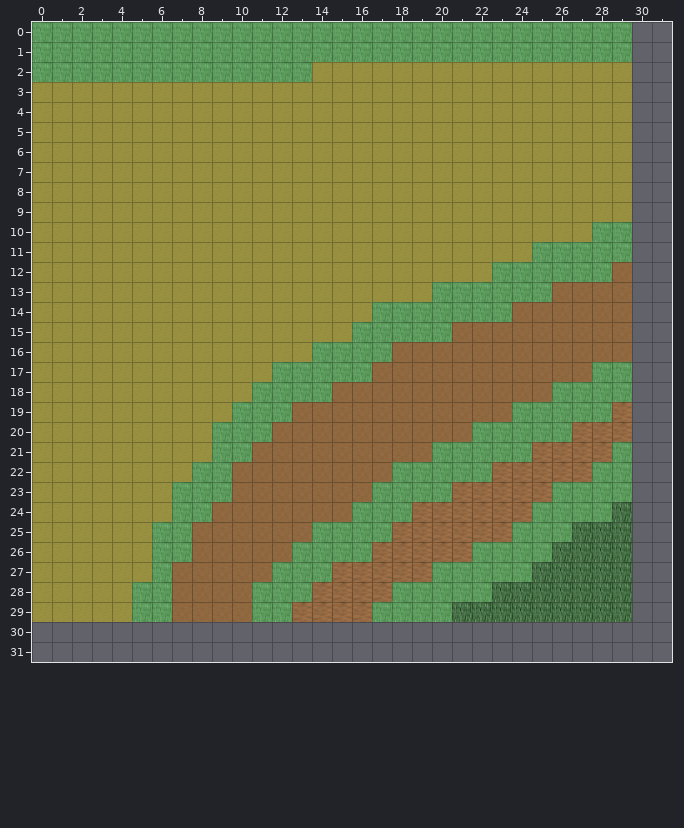
Two versions of a level (Tiled map, AndorsTrail/res/xml/0_ados_mountain_n2_w_x0_y0.tmx). The first picture shows the starting point.
Cells are 32x32 px. Shown: x 0..31, y 0..31. The old version is drawn lined up with the new one.
The same view after the edit:
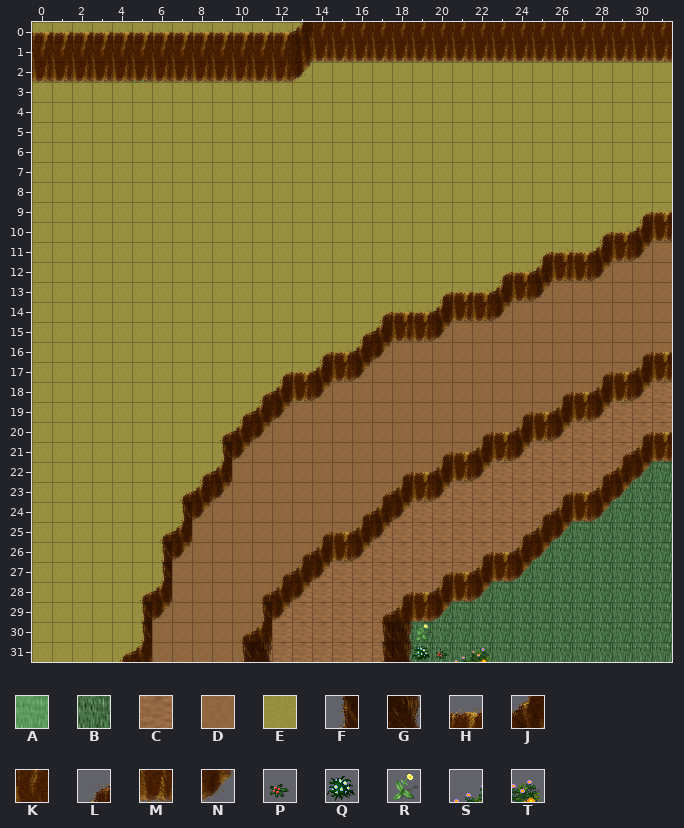
Key: from "tileset_ground_ground": A 0, B 2, C 3, D 4, E 8; from "tileset_ground_ridge_earth_dar": F 27, G 28, H 38, J 39, K 50, L 60, M 62, N 63; from "tileset_plant_flower_hothouse_": P 8, Q 46, R 54; from "tileset_plant_flower_small_flo": S 1, T 2.
_ is an empty cell.
Tiles replaced or removed in this view: A.
Edits made:
Changed rows in their new state; . is an unchanged cell.
map size 30x30 -> 32x32 cells
Layer "Ground":
first column x 0:
 1 ..............................EE
 2 ..............................EE
 3 ..............................EE
 4 ..............................EE
 5 ..............................EE
 6 ..............................EE
 7 ..............................EE
 8 ..............................EE
 9 ..............................EE
10 ..............................ED
11 ..............................DD
12 ..............................DD
13 ..............................DD
14 ..............................DD
15 ..............................DD
16 ..............................DD
17 ..............................DC
18 ..............................CC
19 ..............................CC
20 ..............................CC
21 ..............................CB
22 ..............................BB
23 ..............................BB
24 ..............................BB
25 ..............................BB
26 ..............................BB
27 ..............................BB
28 ..............................BB
29 ..............................BB
30 EEEEEEDDDDDDCCCCCCBBBBBBBBBBBBBB
31 EEEEEEDDDDDCCCCCCCBBBBBBBBBBBBBB
Layer "Object":
first column x 30:
 0 KK
 1 MM
first column x 30:
 9 LH
10 JM
11 N.
first column x 30:
16 LH
17 JM
18 N.
20 LH
21 JM
22 N.
first column x 4:
30 .F....LJ.....FGR...
31 LJ....FG.....FGQPST
Layer "Walkable" (now hidden):
first column x 0:
 0 ______________________________
 1 ______________________________
 2 ______________................
first column x 5:
10 .......................__
11 ...................._____
12 ..................______.
13 ...............______....
14 ............_______......
15 ..........._____.........
16 .........____............
17 ......._____...........__
18 ......____...........____
19 .....___..........._____.
20 ....___.........._____...
21 ....__........._____...._
22 ...__........_____.....__
23 ..___.......____.....____
24 ..__.......___......____.
25 .__......____......___...
26 .__.....____.....____....
27 ._.....___....._____.....
28 __....___...._____.......
29 __....__....____.........
Changed places in both pictures, as pixel boxes (x1, y1, x2, y2):
changed: (32, 22, 672, 662)
